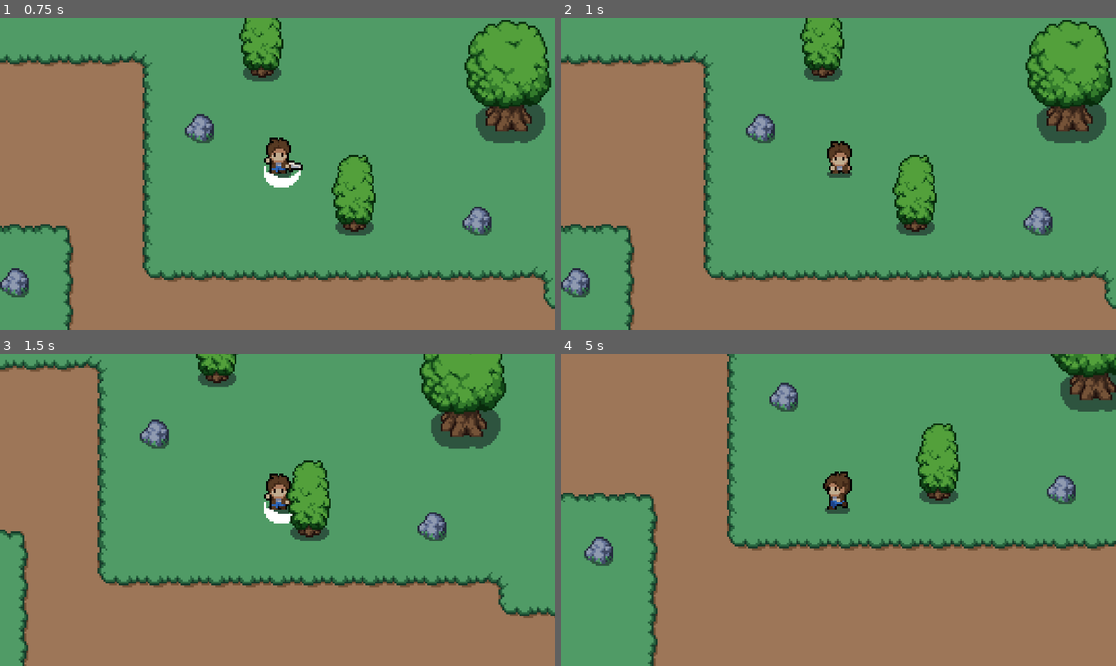
Above: before the commit, frames 1-4 (two rows, left to right).
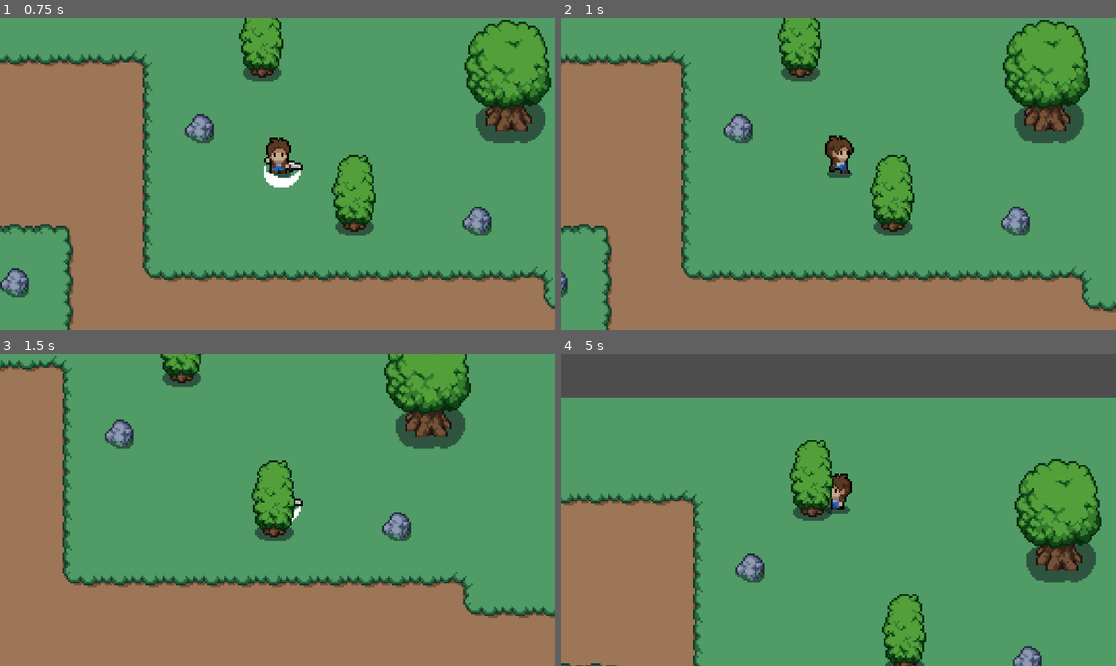
Above: after the commit, the same moments.

Repository: midoon/basic-action-rpg-2_Mystic-woods
Game: Godot game, scene res://scenes/world.tscn
Two runs of this game, one before a commit and one after it. Both use one fixed random seed, a clock stepped at 60 frames per second and the inputs below.
Inputs:
- Up to frame 1 (0.75 s): hold Right (right) from 0.53 s (still down); hold Space (attack) from 0.53 s (still down)
- Up to frame 2 (1 s): keep holding Right (right); keep holding Space (attack)
- Up to frame 3 (1.5 s): release Right (right) at 1.28 s; release Space (attack) at 1.28 s; hold Down (down) from 1.28 s (still down); tap Space (attack) at 1.35 s
- Up to frame 4 (5 s): release Down (down) at 2.03 s; hold Right (right) 2.03-2.78 s; hold Space (attack) 2.03-2.78 s; hold Up (up) 2.78-3.53 s; tap Space (attack) at 2.85, 4.35 s; hold Space (attack) 3.53-4.28 s; hold Left (left) from 3.53 s (still down)

Frame 1 is identical in both runs. In frame 2, 19% of the frame differs, in the area x 0-100%, y 0-100%; in frame 3, 21%; in frame 4, 72%.

Commit message:
player attack

Diff:
--- a/scenes/enemy.tscn
+++ b/scenes/enemy.tscn
@@ -133,7 +133,7 @@
 radius = 4.1231055
 
 [sub_resource type="CircleShape2D" id="CircleShape2D_4ra3w"]
-radius = 13.0
+radius = 8.0
 
 [node name="Enemy" type="CharacterBody2D"]
 script = ExtResource("1_md0e3")
@@ -160,7 +160,7 @@
 collision_mask = 4
 
 [node name="HitBoxCollision" type="CollisionShape2D" parent="HitBox"]
-position = Vector2(0, -5)
+position = Vector2(0, -4)
 shape = SubResource("CircleShape2D_4ra3w")
 
 [connection signal="body_entered" from="detectionArea" to="." method="_on_detection_area_body_entered"]
--- a/scenes/player.tscn
+++ b/scenes/player.tscn
@@ -422,7 +422,7 @@
 }]
 
 [sub_resource type="CircleShape2D" id="CircleShape2D_tuyoq"]
-radius = 12.0
+radius = 9.0
 
 [node name="Player" type="CharacterBody2D"]
 collision_layer = 3
@@ -452,14 +452,16 @@
 
 [node name="Attack" type="Node" parent="StateMachine"]
 script = ExtResource("6_smehm")
+decelerate_speed = null
 
 [node name="AttackBox" type="Area2D" parent="."]
 collision_layer = 4
 collision_mask = 8
 
 [node name="AttackBoxCollision" type="CollisionShape2D" parent="AttackBox"]
-position = Vector2(0, -8)
+position = Vector2(0, -6)
 shape = SubResource("CircleShape2D_tuyoq")
 
 [connection signal="animation_finished" from="AnimatedSprite2D" to="StateMachine/Attack" method="_on_animated_sprite_2d_animation_finished"]
-[connection signal="body_entered" from="AttackBox" to="AttackBox" method="_on_body_entered"]
+[connection signal="area_entered" from="AttackBox" to="StateMachine/Attack" method="_on_attack_box_area_entered"]
+[connection signal="area_exited" from="AttackBox" to="StateMachine/Attack" method="_on_attack_box_area_exited"]
--- a/scripts/enemy/enemy.gd
+++ b/scripts/enemy/enemy.gd
@@ -5,7 +5,7 @@
 var PLAYER: Node2D = null
 var is_dead := false
 
-@export var max_hp:int = 50
+@export var max_hp:int = 100
 @export var attack_daamge: int = 5
 @export var attack_cooldown: float = 1.5
 
@@ -95,11 +95,9 @@
 
 func _on_hit_box_area_entered(area: Area2D) -> void:
 	if area.is_in_group("player_attack") or area.owner is Player:
-		print("masuk area hitbox musuh")
 		player_in_hitbox = true
 
 
 func _on_hit_box_area_exited(area: Area2D) -> void:
 	if area.is_in_group("player_attack") or area.owner is Player:
-		print("keluar area hitbox musuh")
 		player_in_hitbox = false
--- a/scripts/player/attack.gd
+++ b/scripts/player/attack.gd
@@ -1,24 +1,26 @@
 class_name AttackState extends State
 
 @export_range(1,20,0.5) var decelerate_speed: float = 5.0
+@export var attack_duration := 0.3
 
 @onready var walk: WalkState = $"../Walk"
 @onready var idle: StateIdle = $"../Idle"
+@onready var attack_box: Area2D = $"../../AttackBox"
 
 
-var isAttacking: bool = false
+var is_attacking: bool = false
 
 func Enter() -> void:
-	isAttacking = true
+	is_attacking = true
 	play_attack_animation()
-	player.perform_attack()
+	start_attack()
 
 func Physics(_delta: float) -> State:
 	player.direction = get_input()
 	player.velocity -= player.velocity * decelerate_speed * _delta
 	player.move_and_slide()
 
-	if !isAttacking:
+	if !is_attacking:
 		if player.direction == Vector2.ZERO:
 			return idle
 		else:
@@ -46,6 +48,30 @@
 
 	sprite.play()
 
+func start_attack() -> void:
+	attack_box.monitoring = true
+	await get_tree().create_timer(attack_duration).timeout
+	attack_box.monitoring = false
+	is_attacking = false
+
+
+
 
 func _on_animated_sprite_2d_animation_finished() -> void:
-	isAttacking = false
+	is_attacking = false
+
+
+func _on_attack_box_area_entered(area: Area2D) -> void:
+	if not is_attacking:
+		return
+
+	if area.is_in_group("enemy_hitbox"):
+		var enemy = area.get_parent()
+		if enemy and enemy.has_method("take_damage"):
+			enemy.take_damage(player.attack_damage)
+
+
+
+func _on_attack_box_area_exited(area: Area2D) -> void:
+	if area.is_in_group("enemy_hitbox"):
+		print("Attack State Exit area")
--- a/scripts/player/player.gd
+++ b/scripts/player/player.gd
@@ -18,7 +18,6 @@
 	current_hp = max_hp
 	spawn_position = global_position
 	state_machine.Initializer(self)
-
 	attack_box.monitoring = false
 
 func take_damage(damage:int) -> void:
@@ -33,13 +32,8 @@
 
 func die() -> void:
 	is_dead = true
-	print("Player Died!!!!")
-
 	set_physics_process(false)
 	state_machine.process_mode = Node.PROCESS_MODE_DISABLED
-
-	# Play death animation if you have one
-	# animated_sprite_2d.play("death")
 
 	await  get_tree().create_timer(2.0).timeout
 	respawn()
@@ -51,16 +45,3 @@
 	set_physics_process(true)
 	state_machine.process_mode = Node.PROCESS_MODE_INHERIT
 	print("Player Respawned!")
-
-func perform_attack() -> void:
-	attack_box.monitoring = true
-
-	var enemies = attack_box.get_overlapping_areas()
-	for area in enemies:
-		if area.is_in_group("enemy_hitbox"):
-			var enemy = area.get_parent()
-			if enemy.has_method("take_damage"):
-				enemy.take_damage(attack_damage)
-
-	await get_tree().create_timer(0.3).timeout
-	attack_box.monitoring = false
